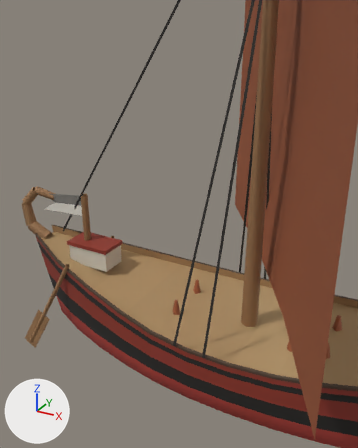
An edit to the glTF model public/harbour/kit/hull_eur_greek_large.glb, drawn before and after from the same camera.
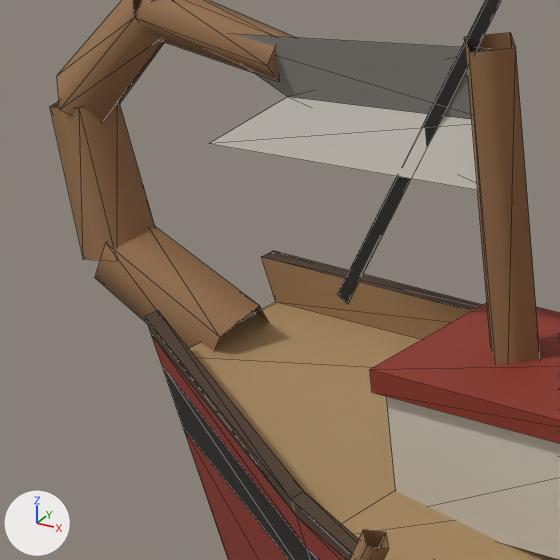
Each version is shown whole from a 50 mm camera at (5.41, -14.23, 12.15) aimed at (-3.72, 2.38, 3.85), then close up on the part from 4% to 26% of the width and 42% to 60% of the height. Every picture has the same lights, and +X, +Y and +Z are marked at lower left. The first two pictures are the older version. The close-ups show mesh edges as thin lines. Where no turn or scale is listed for an object, it has been applied to the vertices. Vertices at exactly the same position are counted once.

Before the edit, the objects in view are built like this:
```python
me_deck = bpy.data.meshes.new('deck')
me_deck.from_pydata(...)  # 96 vertices, 132 faces; spans x -6.35..6.35, y -1.79..1.79, z -2.5..2.5
me_deck.materials.append(mat_hb_opaque)
me_flag = bpy.data.meshes.new('flag')
me_flag.from_pydata(...)  # 9 vertices, 9 faces; spans x -4.61..4.61, y -0.05..0.05, z -6.26..6.26
me_flag.materials.append(mat_hb_opaque)
me_hull = bpy.data.meshes.new('hull')
me_hull.from_pydata(...)  # 324 vertices, 578 faces; spans x -9.7..9.7, y -2.8..2.8, z -3.3..3.3
me_hull.materials.append(mat_hb_opaque)
ob_deck = bpy.data.objects.new('deck', me_deck)
ob_deck.location = (-2.852, 0.0, 0.975)
ob_flag = bpy.data.objects.new('flag', me_flag)
ob_flag.location = (-4.161, -0.053, 10.667)
ob_hull = bpy.data.objects.new('hull', me_hull)
ob_hull.location = (-0.355, 0.0, 1.989)
# also in view: 'rigging' at (0.36, 0.01, 9.43); 'mast' at (-3.07, 0.0, 9.31)
```
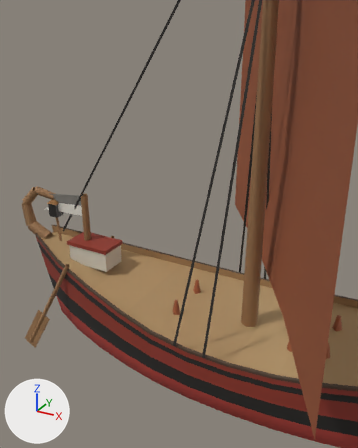
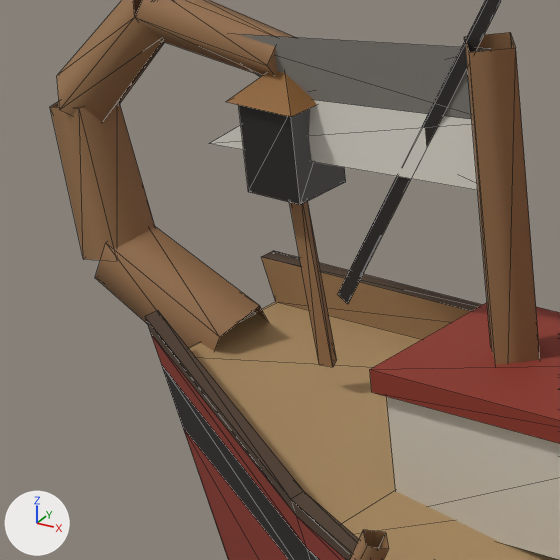
Where the newer file only moved an object's origin or applied its transform, the numbers keep the older frame.

What differs and where, as boxes (x1, y1, x2, y2) in the close-ups (560 x 560 px):
'deck', reshaped: before (349, 302, 560, 560); after (226, 72, 560, 560)
'stern_lantern_glass', added: after (239, 105, 346, 204)
part 1 of me_deck, added: after (226, 72, 337, 367)

Edits to the bpy script that builds the scene:
```text
Add mat_hb_emissive:
    mat_hb_emissive = bpy.data.materials.new('hb_emissive')
    # nodes: BsdfPrincipled, Mix, OutputMaterial, VertexColor
    # colours: white #e7e7e7, mixed with the vertex colours
Change me_deck:
    used by ob_deck; location = (-2.852, 0.0, 0.975)
    remove me_deck.from_pydata(...)  # 96 vertices, 132 faces; spans x -6.35..6.35, y -1.79..1.79, z -2.5..2.5
    add me_deck.from_pydata(...)  # 111 vertices, 144 faces; spans x -6.35..6.35, y -1.79..1.79, z -2.5..4.03
    me_deck part 1
    15 vertices are added at x -5.6..-5.11, y -0.25..0.25, z 2.1..4.03
    12 new faces join them
Add me_stern_lantern_glass:
    me_stern_lantern_glass.from_pydata(...)  # 8 vertices, 8 faces; spans x -0.198..0.198, y -0.198..0.198, z -0.287..0.287
    me_stern_lantern_glass.materials.append(mat_hb_emissive)
Add ob_stern_lantern_glass:
    ob_stern_lantern_glass = bpy.data.objects.new('stern_lantern_glass', me_stern_lantern_glass)
    ob_stern_lantern_glass.location = (-8.208, 0.0, 4.496)
```
